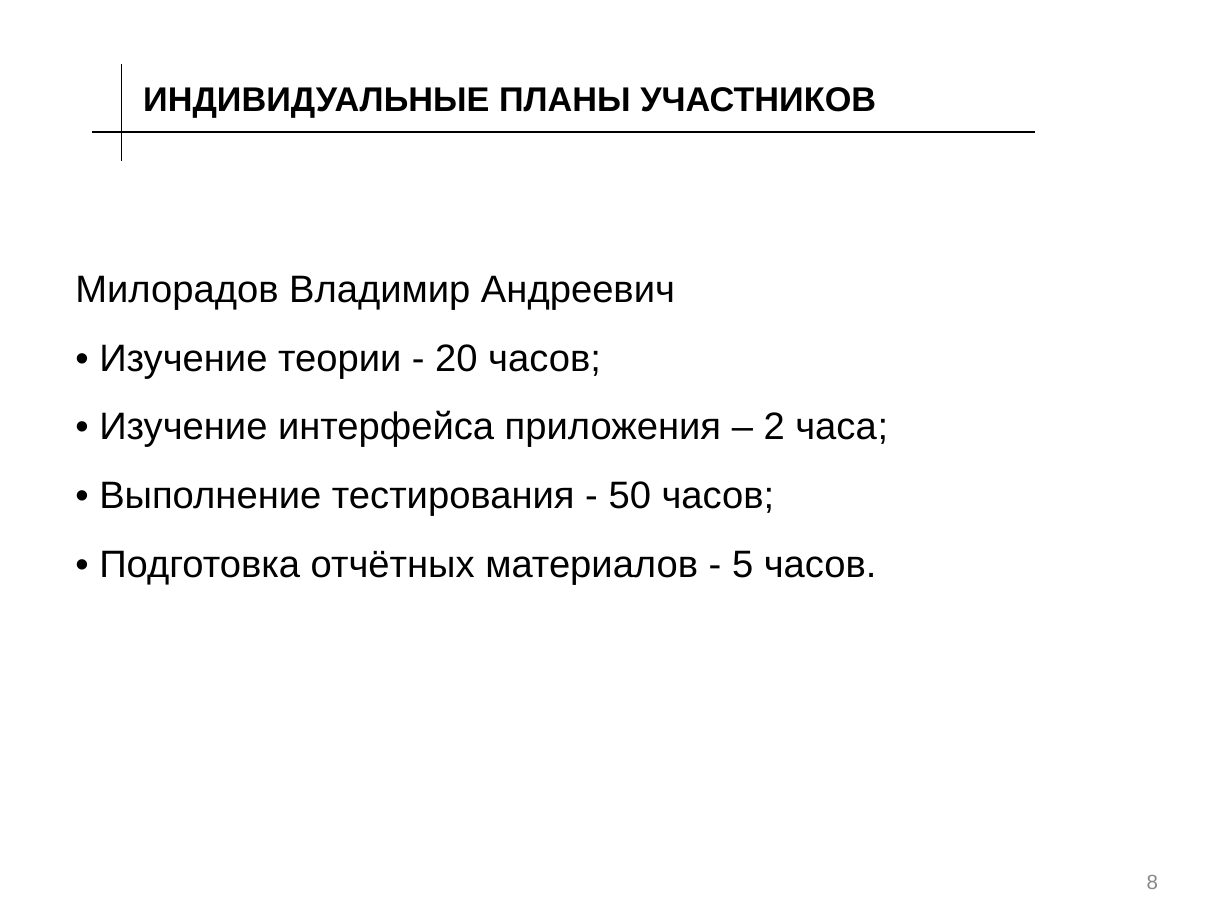
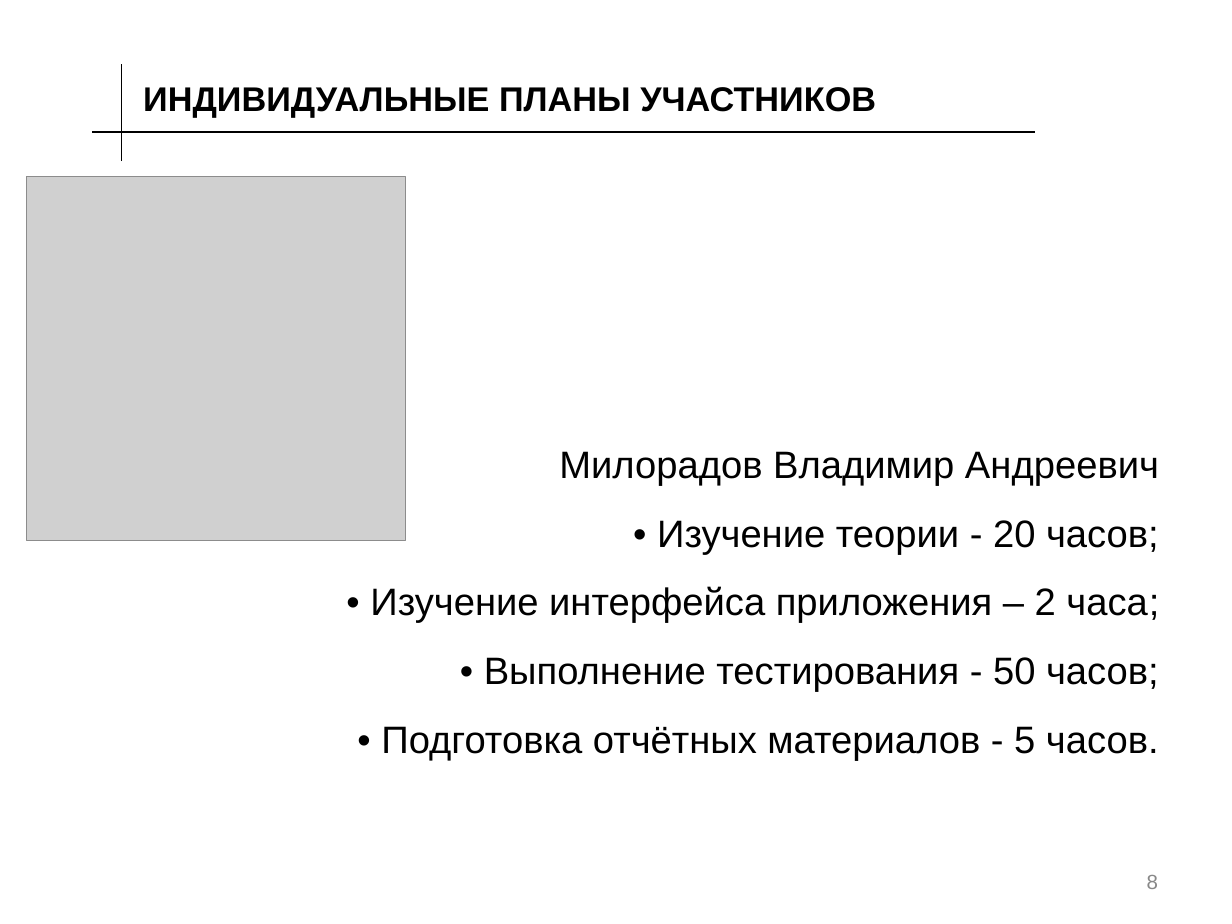
Before and after one commit to vladimirmiloradov/mospolytech-sdo-testing, a slide deck: slide 8 of Презентация.pptx. Drawn at 1232x924 pixels with LibreOffice and Linux fonts; fonts in the diff are those of the drawing; grey boxes stand for pictures; background and template pictures are left out. Boxes give left, top, right and bottom in pixels: in the first picture for what was removed or moved away, otherwise in the second. Text is boxed around its words. In the diff, an @@ line names an element or a change of style, - is before the commit and + after.

```diff
--- a/Презентация.pptx
+++ b/Презентация.pptx
@@ picture added at box(26, 176, 405, 540) @@
@@ text "Милорадов Владимир Андреевич": place and size @@
-text "Милорадов Владимир Андреевич" at box(75, 275, 888, 585)
+text "Милорадов Владимир Андреевич" at box(370, 451, 1159, 761)
@@ text "Милорадов Владимир Андреевич" at box(370, 451, 1159, 761): alignment justified to right @@
```
Also in this commit, not shown: 8 other slides changed.
